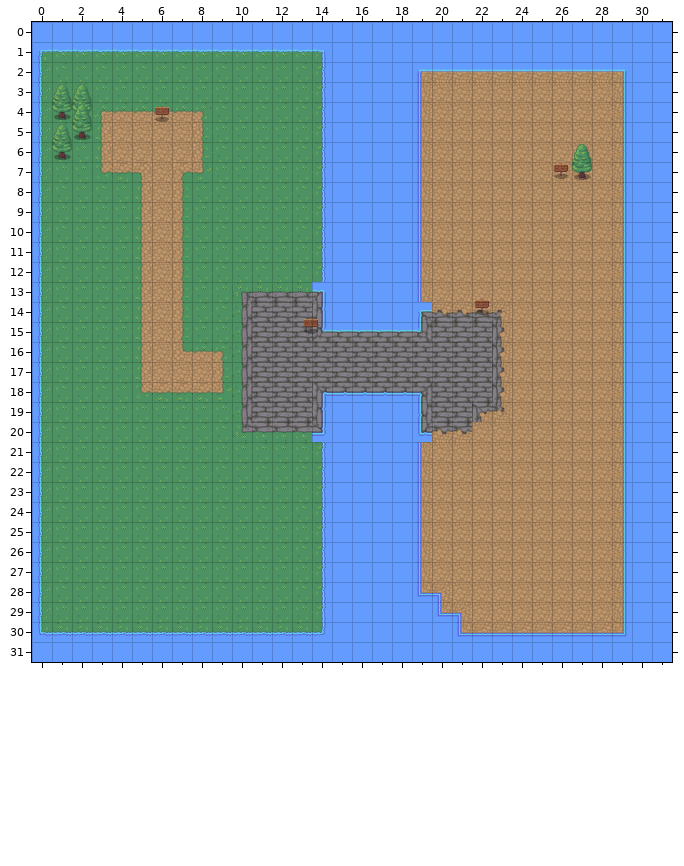
Two versions of a level (Tiled map, resources/forest.tmx). That is the earlier state.
Cells are 32x32 px. Shown: x 0..31, y 0..31.
After:
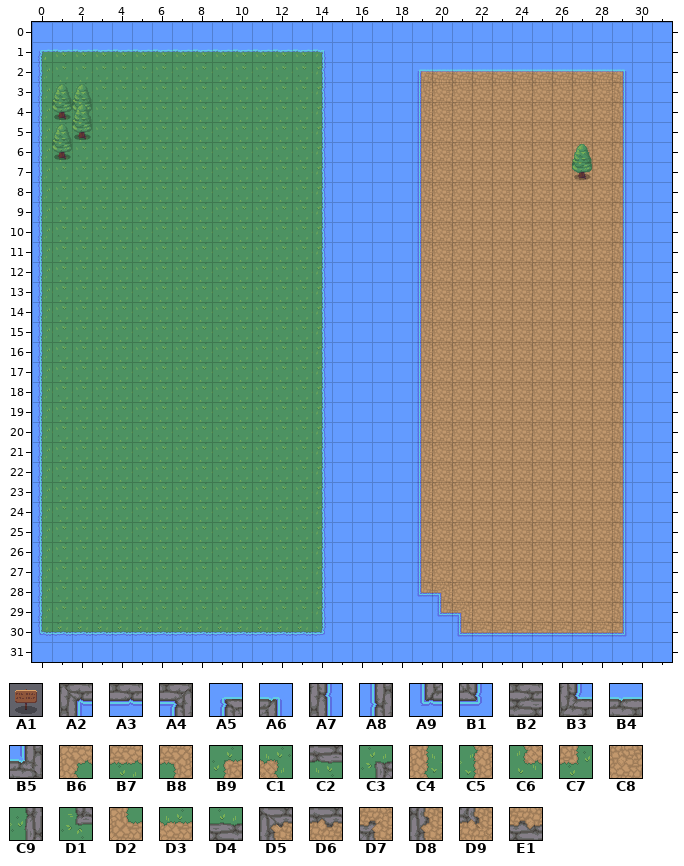
Key: from "forest": A1 2, A2 15, A3 16, A4 17, A5 18, A6 19, A7 35, A8 37, A9 38, B1 39, B2 43, B3 55, B4 56, B5 57, B6 60, B7 61, B8 62, B9 63, C1 64, C2 76, C3 78, C4 80, C5 82, C6 83, C7 84, C8 91, C9 97, D1 98, D2 100, D3 101, D4 116, D5 135, D6 136, D7 139, D8 155, D9 159, E1 176.
__ is an empty cell, .. an unchanged one.
Objects are placed by their top-left corner, in cells (3,4 is the top-left corner of cell 3,4); size is 1x1 cell unless given.
Commit: Added Path finding for movement
Change:
--- layer "Path" (now hidden)
@@ x 3..23 @@
- 4 B9 D3 D3 D3 D3 C1 .. .. .. .. .. .. .. .. .. .. .. .. .. .. ..
- 5 C5 C8 C8 C8 C8 C4 .. .. .. .. .. .. .. .. .. .. .. .. .. .. ..
- 6 C5 C8 C8 C8 C8 C4 .. .. .. .. .. .. .. .. .. .. .. .. .. .. ..
- 7 C6 B7 B8 C8 B6 C7 .. .. .. .. .. .. .. .. .. .. .. .. .. .. ..
- 8 .. .. C5 C8 C4 .. .. .. .. .. .. .. .. .. .. .. .. .. .. .. ..
- 9 .. .. C5 C8 C4 .. .. .. .. .. .. .. .. .. .. .. .. .. .. .. ..
-10 .. .. C5 C8 C4 .. .. .. .. .. .. .. .. .. .. .. .. .. .. .. ..
-11 .. .. C5 C8 C4 .. .. .. .. .. .. .. .. .. .. .. .. .. .. .. ..
-12 .. .. C5 C8 C4 .. .. .. .. .. .. .. .. .. .. .. .. .. .. .. ..
-13 .. .. C5 C8 C4 .. .. C3 D4 D4 D4 A6 .. .. .. .. .. .. .. C8 ..
-14 .. .. C5 C8 C4 .. .. C9 B2 B2 B2 A7 .. .. .. .. A5 E1 E1 E1 D7
-15 .. .. C5 C8 C4 .. .. C9 B2 B2 B2 B3 B4 B4 B4 B4 B5 B2 B2 B2 D8
-16 .. .. C5 C8 D2 D3 C1 C9 B2 B2 B2 B2 B2 B2 B2 B2 B2 B2 B2 B2 D8
-17 .. .. C5 C8 C8 C8 C4 C9 B2 B2 B2 B2 B2 B2 B2 B2 B2 B2 B2 B2 D8
-18 .. .. C6 B7 B7 B7 C7 C9 B2 B2 B2 A2 A3 A3 A3 A3 A4 B2 B2 B2 D8
-19 .. .. .. .. .. .. .. C9 B2 B2 B2 A7 .. .. .. .. A8 B2 B2 D5 D9
-20 .. .. .. .. .. .. .. D1 C2 C2 C2 B1 .. .. .. .. A9 D6 D6 .. ..
+ 4 __ __ __ __ __ __ .. .. .. .. .. .. .. .. .. .. .. .. .. .. ..
+ 5 __ __ __ __ __ __ .. .. .. .. .. .. .. .. .. .. .. .. .. .. ..
+ 6 __ __ __ __ __ __ .. .. .. .. .. .. .. .. .. .. .. .. .. .. ..
+ 7 __ __ __ __ __ __ .. .. .. .. .. .. .. .. .. .. .. .. .. .. ..
+ 8 .. .. __ __ __ .. .. .. .. .. .. .. .. .. .. .. .. .. .. .. ..
+ 9 .. .. __ __ __ .. .. .. .. .. .. .. .. .. .. .. .. .. .. .. ..
+10 .. .. __ __ __ .. .. .. .. .. .. .. .. .. .. .. .. .. .. .. ..
+11 .. .. __ __ __ .. .. .. .. .. .. .. .. .. .. .. .. .. .. .. ..
+12 .. .. __ __ __ .. .. .. .. .. .. .. .. .. .. .. .. .. .. .. ..
+13 .. .. __ __ __ .. .. __ __ __ __ __ .. .. .. .. .. .. .. __ ..
+14 .. .. __ __ __ .. .. __ __ __ __ __ .. .. .. .. __ __ __ __ __
+15 .. .. __ __ __ .. .. __ __ __ __ __ __ __ __ __ __ __ __ __ __
+16 .. .. __ __ __ __ __ __ __ __ __ __ __ __ __ __ __ __ __ __ __
+17 .. .. __ __ __ __ __ __ __ __ __ __ __ __ __ __ __ __ __ __ __
+18 .. .. __ __ __ __ __ __ __ __ __ __ __ __ __ __ __ __ __ __ __
+19 .. .. .. .. .. .. .. __ __ __ __ __ .. .. .. .. __ __ __ __ __
+20 .. .. .. .. .. .. .. __ __ __ __ __ .. .. .. .. __ __ __ .. ..
--- layer "Signs" (now hidden)
-A1 at 6,4.1
-A1 at 26,6.9
-A1 at 22,13.7
-A1 at 13.4,14.7
Boxes around the changes in both pictures, in picture pixels (x1, y1, x2, y2):
removed: (92, 106, 512, 442)
removed: (554, 163, 568, 179)
